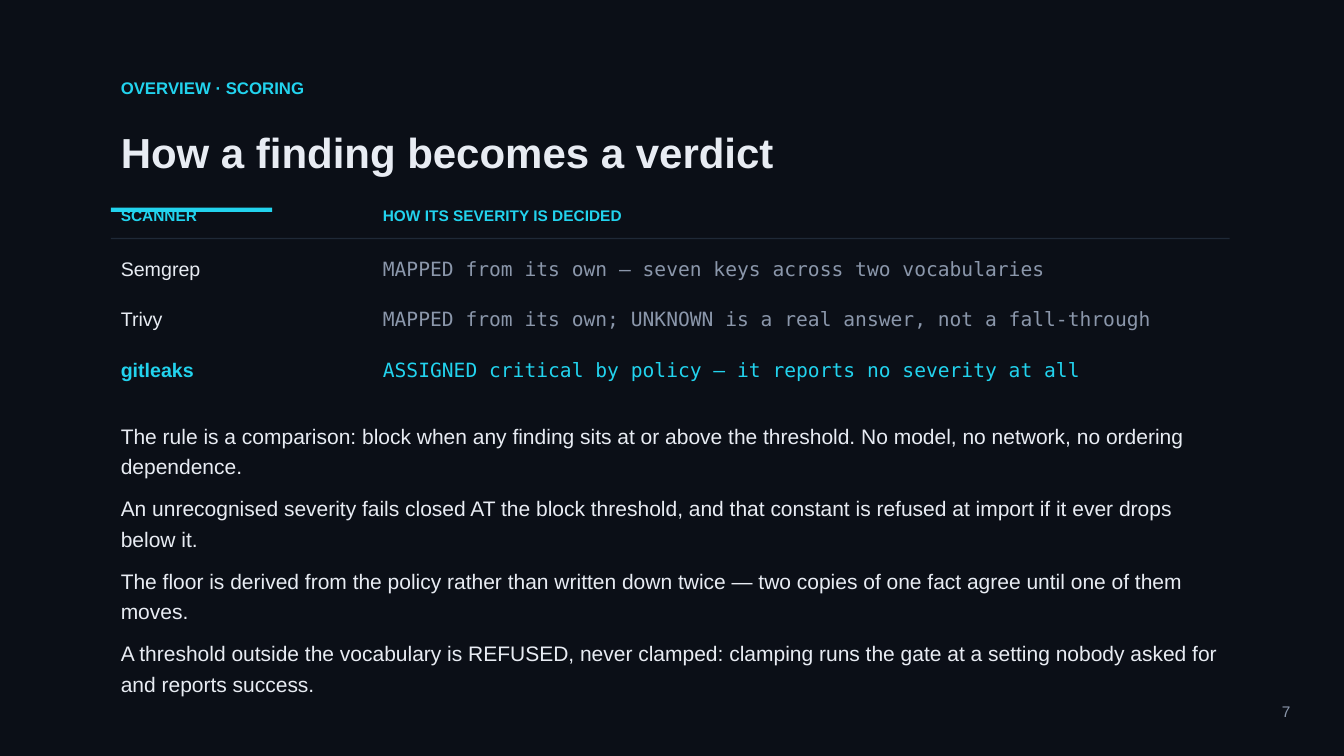
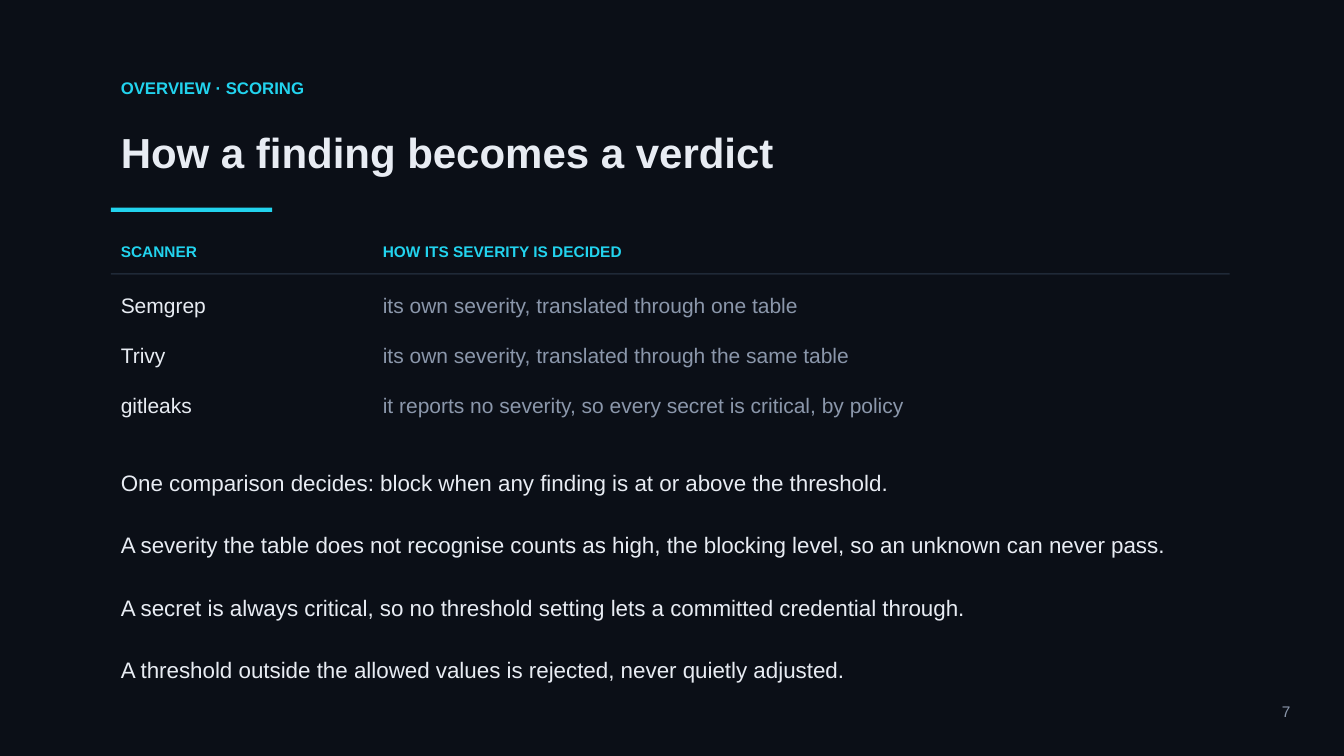
Before and after one commit to mohamedsorour1998/technical-presentations, a slide deck: slide 7 of talks/devops-hackathon-final/pitch/TheAgentOrg-Final.pptx. Drawn at 1344x756 pixels with LibreOffice and Linux fonts; fonts in the diff are those of the drawing. Boxes give left, top, right and bottom in pixels: in the first picture for what was removed or moved away, otherwise in the second. Text is boxed around its words. In the diff, an @@ line names an element or a change of style, - is before the commit and + after.

```diff
--- a/talks/devops-hackathon-final/pitch/TheAgentOrg-Final.pptx
+++ b/talks/devops-hackathon-final/pitch/TheAgentOrg-Final.pptx
@@ 5 texts, 1 rectangle: place and size @@
-5 texts, 1 rectangle at (111, 209, 1230, 381)
+5 texts, 1 rectangle at (111, 246, 1230, 418)
@@ text "Semgrep" at (121, 298, 206, 317): size 14 to 15 pt @@
@@ text at (383, 298, 797, 317): text changed; size 14 to 15 pt; font DejaVu Sans Mono to Arial @@
-MAPPED from its own — seven keys across two vocabularies
+its own severity, translated through one table
@@ text "Trivy" at (121, 347, 166, 368): size 14 to 15 pt @@
@@ text at (383, 348, 848, 368): text changed; size 14 to 15 pt; font DejaVu Sans Mono to Arial @@
-MAPPED from its own; UNKNOWN is a real answer, not a fall-through
+its own severity, translated through the same table
@@ text "gitleaks" at (121, 397, 192, 418): size 14 to 15 pt, text colour #22D3EE to #E8ECF3, bold off @@
@@ text at (383, 398, 904, 418): text changed; size 14 to 15 pt; font DejaVu Sans Mono to Arial; text colour #22D3EE to #8B97AB @@
-ASSIGNED critical by policy — it reports no severity at all
+it reports no severity, so every secret is critical, by policy
@@ text at (121, 474, 888, 496): text changed; size 15 to 16 pt @@
-The rule is a comparison: block when any finding sits at or above the threshold. No model, no network, no ordering dependence.
+One comparison decides: block when any finding is at or above the threshold.
@@ text at (121, 536, 1164, 558): text changed; size 15 to 16 pt @@
-An unrecognised severity fails closed AT the block threshold, and that constant is refused at import if it ever drops below it.
+A severity the table does not recognise counts as high, the blocking level, so an unknown can never pass.
@@ text at (121, 599, 964, 621): text changed; size 15 to 16 pt @@
-The floor is derived from the policy rather than written down twice — two copies of one fact agree until one of them moves.
+A secret is always critical, so no threshold setting lets a committed credential through.
@@ text at (121, 661, 844, 683): text changed; size 15 to 16 pt @@
-A threshold outside the vocabulary is REFUSED, never clamped: clamping runs the gate at a setting nobody asked for and reports success.
+A threshold outside the allowed values is rejected, never quietly adjusted.
```
Also in this commit, not shown: 14 other slides changed, 3 other files.
